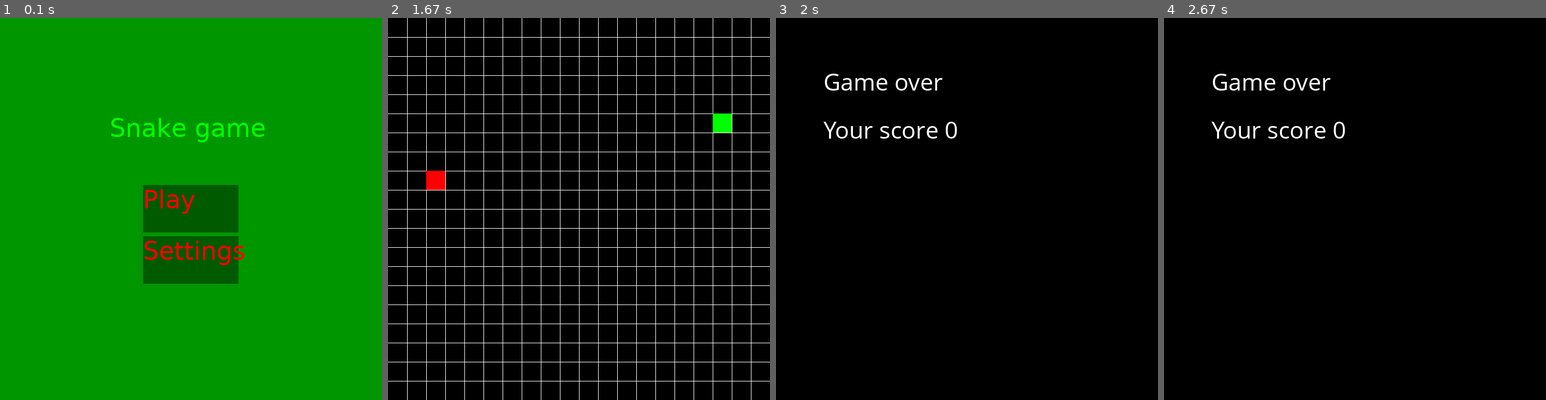
Above: before the commit, frames 1-4 (left to right).
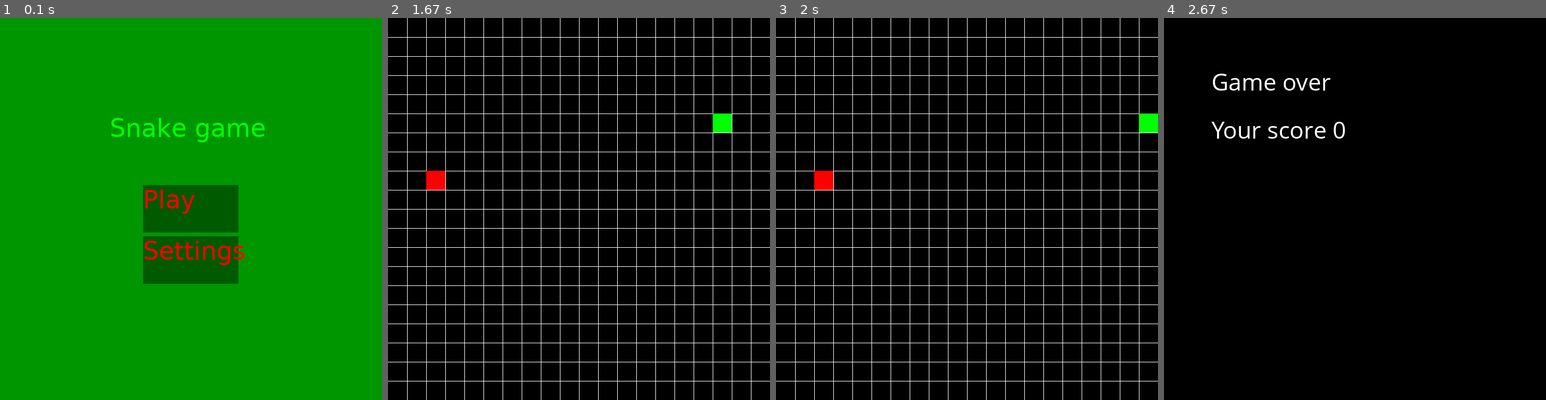
Above: after the commit, the same moments.

Repository: bogdns/bin_project
Game: pygame game, started from game.py
Same seed, same stepped clock (60 frames per second), same inputs: the game is played once before the commit and once after it.
Inputs (mouse positions are in pixels of both pictures, inside the frame that each line leads up to):
- Up to frame 1 (0.1 s): no input
- Up to frame 2 (1.67 s): click (579, 209) at 0.4 s; hold Right 0.67-1.13 s; move the mouse to (582, 235) at 0.7 s; hold Up 1.17-1.47 s; hold Right from 1.5 s (still down)
- Up to frame 3 (2 s): release Right at 1.97 s
- Up to frame 4 (2.67 s): click (1236, 296) at 2.13 s; tap Space at 2.4 s

Frames 1-2 are identical in both runs. In frame 3, 6.6% of the frame differs, in the area x 0-100%, y 0-100%; in frame 4, nothing differs.

Commit message:
added sounds

Diff:
--- a/death.py
+++ b/death.py
@@ -20,6 +20,12 @@
         return False
 
     def display_death(self, score):
+        self.config = choice(DEFEAT_SOUNDS)
+        self.defeat_sounds = pg.mixer.Sound(self.config[0])
+        self.defeat_sounds.set_volume(self.config[1])
+        self.defeat_sounds.play()
+
+        time.sleep(0.3)
         while True:
             CLOCK.tick(24)
             self.death_elements(score)
--- a/food.py
+++ b/food.py
@@ -15,6 +15,7 @@
         self.calculate_pos([(ROWS // 2, ROWS // 2), (ROWS // 2, ROWS // 2 - 1)])
         self.ate = 0
         self.score = 0
+
 
     def calculate_pos(self, snake_pos):
         """
@@ -42,6 +43,7 @@
         """
         self.ate = 0
         if snake_pos[-1] == self.cords:  # поедание еды
+            FOOD_SOUND.play()
             self.calculate_pos(snake_pos)
             self.ate = 1
             self.score += 1
--- a/game.py
+++ b/game.py
@@ -1,6 +1,8 @@
-from window import *
 import pygame as pg
 
 pg.init()
+
+from window import *
+
 window = Window()
 window.update()
--- a/in_game.py
+++ b/in_game.py
@@ -31,6 +31,10 @@
         """
         open victory screen
         """
+        self.config = choice(VICTORY_SOUNDS)
+        self.defeat_sounds = pg.mixer.Sound(self.config[0])
+        self.defeat_sounds.set_volume(self.config[1])
+        self.defeat_sounds.play()
         for i in range(ROWS ** 2):
             CLOCK.tick(ROWS ** 2 // 5)
             self.snake.pos.popleft()
--- a/setting.py
+++ b/setting.py
@@ -29,6 +29,18 @@
 FONT_SETTINGS = ('ubuntu', TEXT_SIZE)
 DIST_BETWEEN = WIDTH // ROWS
 
+ROFL_MODE = True
+
+if ROFL_MODE:
+    DEFEAT_SOUNDS = (("sounds/defeat_rofl_1.ogg", 0.4), ("sounds/defeat_rofl_2.ogg", 0.3))
+    VICTORY_SOUNDS = (("sounds/victory_1.ogg", 0.4))
+else:
+    DEFEAT_SOUNDS = (("sounds/defeat_1.ogg", 0.5), ("sounds/defeat_2.ogg", 0.3))
+    VICTORY_SOUNDS = ()
+
+FOOD_SOUND = pg.mixer.Sound('sounds/eat_food.ogg')
+FOOD_SOUND.set_volume(1)
+
 WIDTH4 = WIDTH // 4
 WIDTH8 = WIDTH // 8
 HEIGHT4 = HEIGHT // 4
--- /dev/null
+++ b/test.py
@@ -0,0 +1,18 @@
+import pygame as pg
+
+pg.init()
+
+from setting import *
+
+while True:
+    a = int(input())
+    if a == 1:
+        FOOD_SOUND.play()
+    elif a == 2:
+        DEFEAT_SOUND_1.play()
+    elif a == 3:
+        DEFEAT_SOUND_ROFL_1.play()
+    elif a == 4:
+        DEFEAT_SOUND_ROFL_2.play()
+    elif a == 5:
+        VICTORY_SOUND_ROFL_1.play()
Not shown, added: sounds/background.ogg
Not shown, added: sounds/defeat_1.ogg
Not shown, added: sounds/defeat_2.ogg
Not shown, added: sounds/defeat_rofl_1.ogg
Not shown, added: sounds/defeat_rofl_2.ogg
Not shown, added: sounds/eat_food.ogg
Not shown, added: sounds/victory_1.ogg
